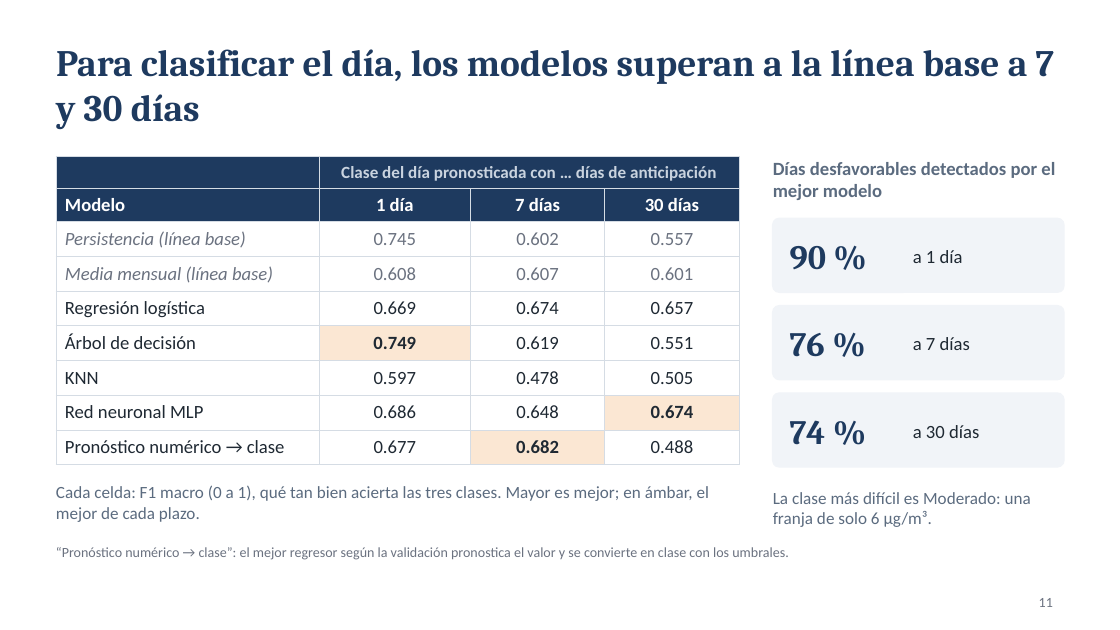
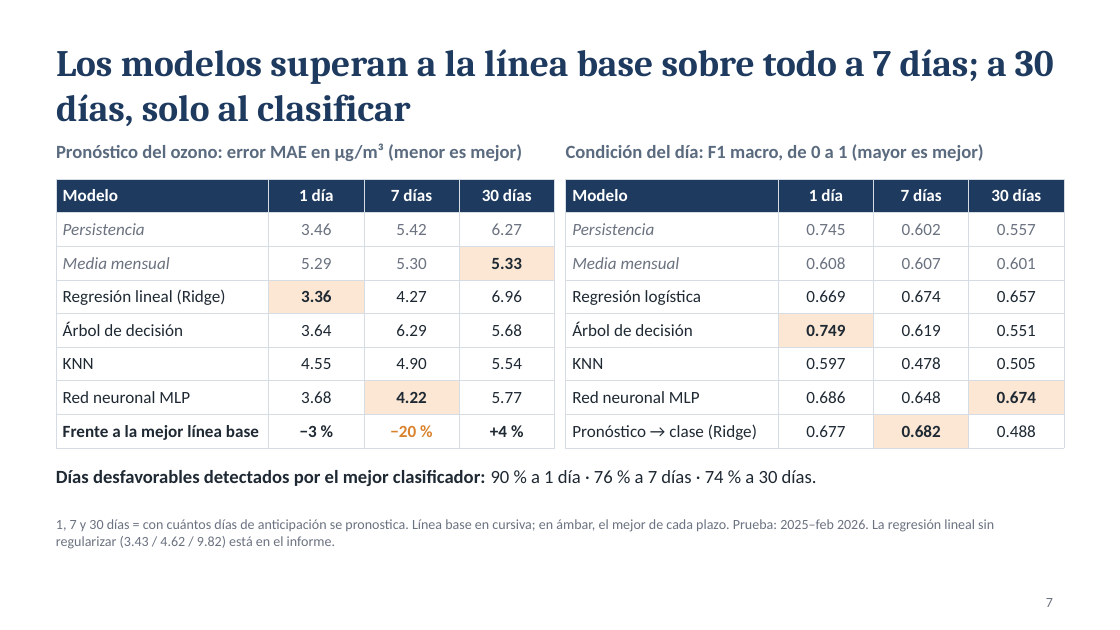
Before and after one commit to pablohuayta/prediccion-ozono-lima, a slide deck: slide 7 of Grupo7-TA-Exposicion.pptx (slide 11 before the commit). Drawn at 1120x630 pixels with LibreOffice and Linux fonts; fonts in the diff are those of the drawing. Boxes give left, top, right and bottom in pixels: in the first picture for what was removed or moved away, otherwise in the second. Text is boxed around its words. In the diff, an @@ line names an element or a change of style, - is before the commit and + after.

```diff
--- a/Grupo7-TA-Exposicion.pptx
+++ b/Grupo7-TA-Exposicion.pptx
@@ title at (56,49,1054,126): text changed @@
-Para clasificar el día, los modelos superan a la línea base a 7 y 30 días
+Los modelos superan a la línea base sobre todo a 7 días; a 30 días, solo al clasificar
@@ text added at (56,143,522,161), 12 pt, text #5B6B7F, bold @@
+Pronóstico del ozono: error MAE en µg/m³ (menor es mejor)
@@ text added at (566,144,984,161), 12 pt, text #5B6B7F, bold @@
+Condición del día: F1 macro, de 0 a 1 (mayor es mejor)
@@ table added at (56,179,554,444), 8 rows, 4 columns @@
+Modelo | 1 día | 7 días | 30 días
+Persistencia | 3.46 | 5.42 | 6.27
+Media mensual | 5.29 | 5.30 | 5.33
+Regresión lineal (Ridge) | 3.36 | 4.27 | 6.96
+Árbol de decisión | 3.64 | 6.29 | 5.68
+KNN | 4.55 | 4.90 | 5.54
+Red neuronal MLP | 3.68 | 4.22 | 5.77
+Frente a la mejor línea base | −3 % | −20 % | +4 %
@@ table at (566,179,1064,444) @@
-row 1:  | Clase del día pronosticada con … días de anticipación |  | 
-row 2, column 1: Persistencia (línea base)
+row 2, column 1: Persistencia
-row 3, column 1: Media mensual (línea base)
+row 3, column 1: Media mensual
-row 8, column 1: Pronóstico numérico → clase
+row 8, column 1: Pronóstico → clase (Ridge)
@@ table: place and size @@
-table at (56,157,739,457)
+table at (566,179,1064,444)
@@ text removed at (773,162,1055,200) @@
-Días desfavorables detectados por el mejor modelo
@@ rounded rectangle removed at (773,218,1064,292) @@
@@ text removed at (790,246,826,270) @@
-90 %
@@ text removed at (913,250,963,263) @@
-a 1 día
@@ rounded rectangle removed at (773,306,1064,380) @@
@@ text removed at (790,333,825,357) @@
-76 %
@@ text removed at (913,337,970,350) @@
-a 7 días
@@ rounded rectangle removed at (773,393,1064,467) @@
@@ text removed at (790,420,826,445) @@
-74 %
@@ text removed at (913,425,979,438) @@
-a 30 días
@@ text added at (56,470,817,486), 12 pt, text #1F2933, bold @@
+Días desfavorables detectados por el mejor clasificador: 90 % a 1 día · 76 % a 7 días · 74 % a 30 días.
@@ text removed at (56,485,709,522) @@
-Cada celda: F1 macro (0 a 1), qué tan bien acierta las tres clases. Mayor es mejor; en ámbar, el mejor de cada plazo.
@@ text removed at (773,492,1031,527) @@
-La clase más difícil es Moderado: una franja de solo 6 µg/m³.
@@ text added at (56,519,994,549), 9 pt, text #6B7280 @@
+1, 7 y 30 días = con cuántos días de anticipación se pronostica. Línea base en cursiva; en ámbar, el mejor de cada plazo. Prueba: 2025–feb 2026. La regresión lineal sin regularizar (3.43 / 4.62 / 9.82) está en el informe.
@@ text removed at (56,547,788,560) @@
-“Pronóstico numérico → clase”: el mejor regresor según la validación pronostica el valor y se convierte en clase con los umbrales.
@@ page number at (1046,598,1053,607): text changed @@
-11
+7
```
Also in this commit, not shown: 7 other slides changed, 4 slides removed.
